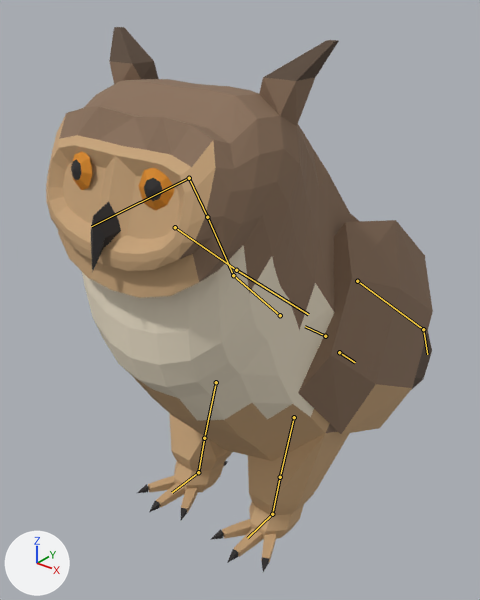
Two versions of the glTF model creatures/experiments/boxmodel/abc/t7x/zoo/owl/stage4/owl.glb, one commit apart.
Both versions are drawn from a 50 mm lens placed at (0.411, -0.549, 0.582), pointed at (-0.033, 0.006, 0.238). Arrows for +X, +Y and +Z are at lower left; the lights stay in place. The older version comes first. Both versions are drawn at frame 19 of the action 'move'; the numbers are the values there. The bones that change, and the others that lie on the model, are drawn over the model as lines.

Objects in the first picture: 'body', 'piece_beak', 'piece_eye', 'piece_talons', 'piece_toes', 'piece_wing'.
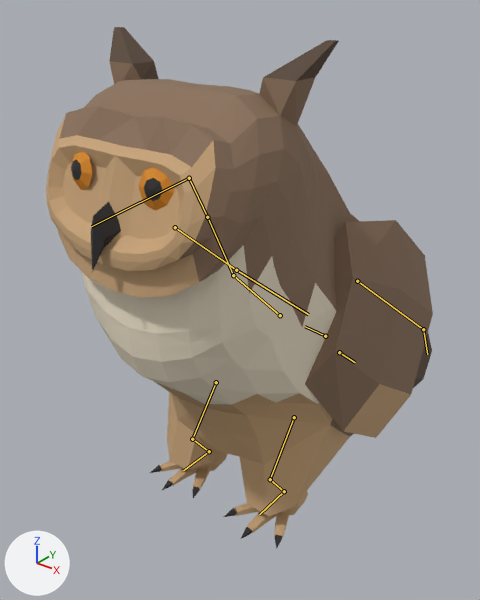
Edits to the scene script, one JSON object a line:
```json
{"block": "bone_thigh_l", "where": "bone_thigh_l = bpy.data.objects['rig'].pose.bones['thigh.L']  # child of 'hips'"}
{"op": "set", "path": "bone_thigh_l.rotation_quaternion", "old": "(0.998, 0.065, 0.0, 0.0)", "new": "(0.976, 0.216, 0.0, 0.0)", "note": "degrees (7, 0, 0) -> degrees (25, 0, 0)"}
{"block": "bone_shin_l", "where": "bone_shin_l = bpy.data.objects['rig'].pose.bones['shin.L']  # child of 'thigh.L'"}
{"op": "set", "path": "bone_shin_l.rotation_quaternion", "old": "(1.0, 0.0, 0.0, 0.0)", "new": "(0.818, -0.575, 0.0, 0.0)", "note": "degrees (0, 0, 0) -> degrees (-70, 0, 0)"}
{"block": "bone_foot_l", "where": "bone_foot_l = bpy.data.objects['rig'].pose.bones['foot.L']  # child of 'shin.L'"}
{"op": "set", "path": "bone_foot_l.rotation_quaternion", "old": "(1.0, 0.0, 0.0, 0.0)", "new": "(0.896, 0.444, 0.0, 0.0)", "note": "degrees (0, 0, 0) -> degrees (53, 0, 0)"}
{"block": "bone_thigh_r", "where": "bone_thigh_r = bpy.data.objects['rig'].pose.bones['thigh.R']  # child of 'hips'"}
{"op": "set", "path": "bone_thigh_r.rotation_quaternion", "old": "(0.998, 0.065, 0.0, 0.0)", "new": "(0.973, 0.229, 0.0, 0.0)", "note": "degrees (7, 0, 0) -> degrees (26, 0, 0)"}
{"block": "bone_shin_r", "where": "bone_shin_r = bpy.data.objects['rig'].pose.bones['shin.R']  # child of 'thigh.R'"}
{"op": "set", "path": "bone_shin_r.rotation_quaternion", "old": "(1.0, 0.0, 0.0, 0.0)", "new": "(0.805, -0.593, 0.0, 0.0)", "note": "degrees (0, 0, 0) -> degrees (-73, 0, 0)"}
{"block": "bone_foot_r", "where": "bone_foot_r = bpy.data.objects['rig'].pose.bones['foot.R']  # child of 'shin.R'"}
{"op": "set", "path": "bone_foot_r.rotation_quaternion", "old": "(1.0, 0.0, 0.0, 0.0)", "new": "(0.892, 0.451, 0.0, 0.0)", "note": "degrees (0, 0, 0) -> degrees (54, 0, 0)"}
```

What differs and where, as boxes (x1, y1, x2, y2) in the pictures (480 x 600 px):
```json
{"object": "body", "change": "posed", "before": [46, 27, 359, 539], "after": [46, 27, 359, 517]}
{"object": "piece_wing", "change": "posed", "before": [298, 220, 433, 434], "after": [305, 220, 433, 438]}
{"object": "piece_toes", "change": "posed", "before": [148, 465, 276, 562], "after": [160, 461, 289, 538]}
{"object": "piece_talons", "change": "posed", "before": [137, 461, 269, 572], "after": [150, 465, 282, 548]}
{"bone": "thigh.L", "before": "(294, 417) to (280, 477)", "after": "(294, 417) to (270, 479)"}
{"bone": "shin.L", "before": "(280, 477) to (272, 514)", "after": "(270, 479) to (284, 491)"}
{"bone": "foot.L", "before": "(272, 514) to (247, 538)", "after": "(284, 491) to (259, 514)"}
{"bone": "thigh.R", "before": "(216, 382) to (204, 438)", "after": "(216, 382) to (192, 439)"}
{"bone": "shin.R", "before": "(204, 438) to (198, 472)", "after": "(192, 439) to (209, 451)"}
{"bone": "foot.R", "before": "(198, 472) to (172, 492)", "after": "(209, 451) to (183, 470)"}
```
